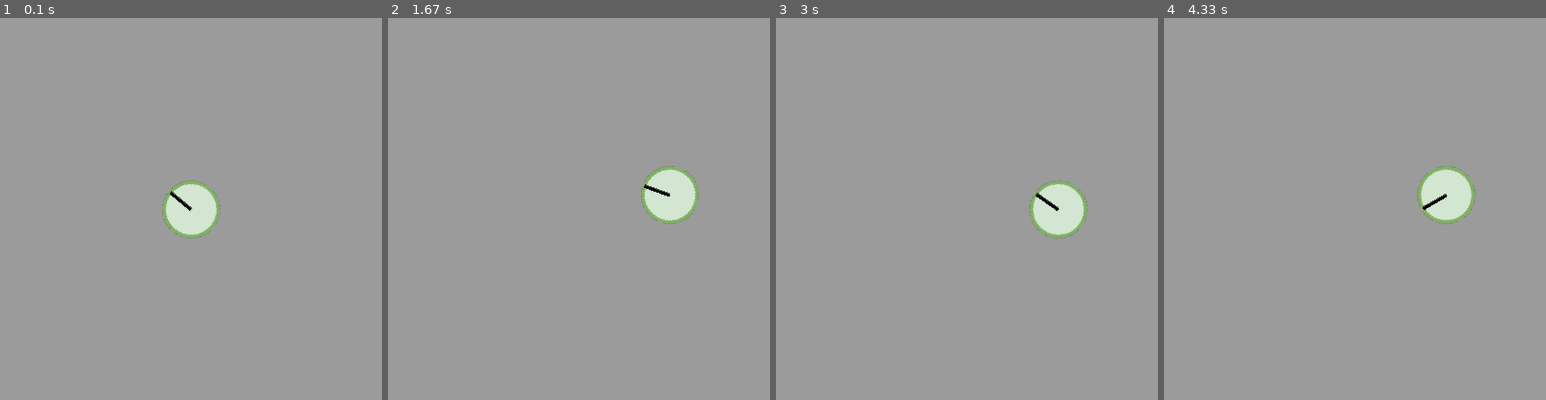
Above: before the commit, frames 1-4 (left to right).
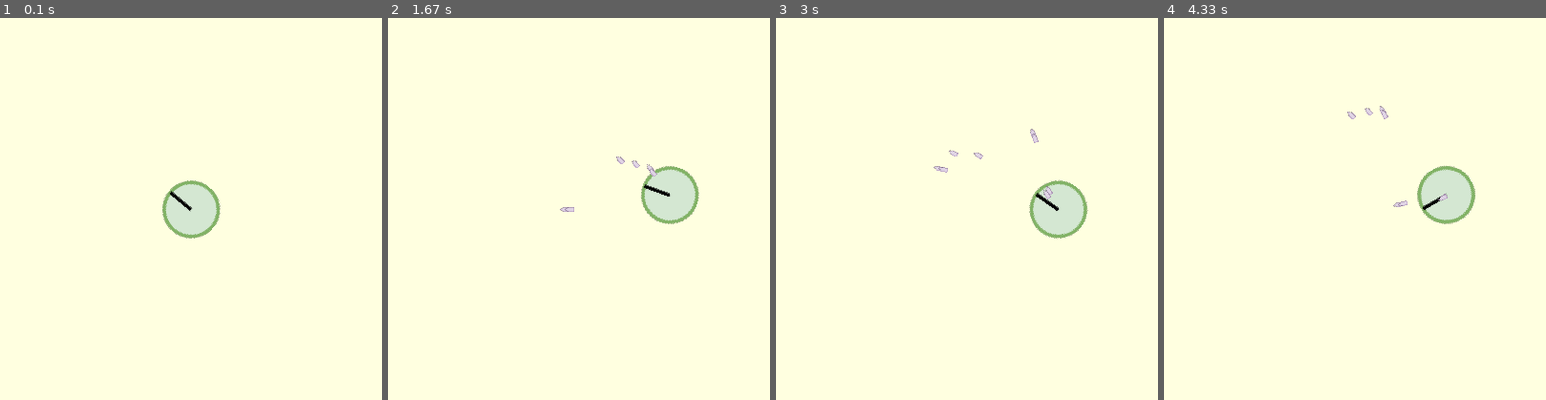
Above: after the commit, the same moments.

Repository: m9m6n1m8t5/pygame
Game: pygame game, started from game.py
Two runs of this game, one before a commit and one after it. Both use one fixed random seed, a clock stepped at 60 frames per second and the inputs below.
Inputs (mouse positions are in pixels of both pictures, inside the frame that each line leads up to):
- Up to frame 1 (0.1 s): no input
- Up to frame 2 (1.67 s): hold Space 0.33-0.8 s; hold Right 0.33-0.8 s; move the mouse to (563, 224) at 0.37 s; hold Right 0.83-1.3 s; move the mouse to (701, 197) at 0.87 s; tap Space at 0.9, 1.2, 1.4 s; hold Up 1.33-1.63 s; move the mouse to (487, 212) at 1.37 s
- Up to frame 3 (3 s): hold Right 1.67-2.13 s; move the mouse to (848, 151) at 1.7 s; tap Space at 1.73, 2.03, 2.23, 2.53, 2.8 s; hold Left 2.17-2.7 s; move the mouse to (1020, 75) at 2.2 s; hold Down from 2.73 s (still down); move the mouse to (1012, 243) at 2.77 s
- Up to frame 4 (4.33 s): release Down at 3.03 s; hold Left 3.07-3.47 s; move the mouse to (1362, 79) at 3.1 s; tap Space at 3.13, 3.43, 3.57, 3.97, 4.27 s; hold Up 3.5-3.87 s; move the mouse to (1217, 197) at 3.53 s; hold Right from 3.9 s (still down); move the mouse to (1358, 247) at 3.93 s

The runs differ from the first frame. In frame 1, 98% of the frame differs, in the area x 0-100%, y 0-100%; in frame 2, 98%; in frame 3, 98%; in frame 4, 98%.

Commit message:
弾を発射

Diff:
--- a/game.py
+++ b/game.py
@@ -1,14 +1,15 @@
-import pygame
+import pygame as pg
 from pygame.locals import *
 import sys
 import math
 
 SCREEN = Rect(0,0,400,400)
+SCREEN_COLOR = "#FFFFE0"
 
-class Player(pygame.sprite.Sprite):
+class Player(pg.sprite.Sprite):
   def __init__(self, pos, v, r, w):
-    pygame.sprite.Sprite.__init__(self)
-    self.image_data = pygame.transform.smoothscale(pygame.image.load("player.png").convert_alpha(), (2*r,2*r))
+    pg.sprite.Sprite.__init__(self)
+    self.image_data = pg.transform.smoothscale(pg.image.load("player.png").convert_alpha(), (2*r,2*r))
     self.r = r
     self.image = self.image_data
     self.rect = self.image.get_rect()
@@ -28,17 +29,16 @@
     if self.rect.centery+self.r>SCREEN.size[1]:
       self.rect.centery = SCREEN.size[1]-self.r
     # 向き
-    mouseV = pygame.math.Vector2(pygame.mouse.get_pos())
-    posV = pygame.math.Vector2(self.rect.center)
-    angleV = pygame.math.Vector2((math.sin(math.radians(self.theta))*-1, math.cos(math.radians(self.theta))*-1))
+    mouseV = pg.math.Vector2(pg.mouse.get_pos())
+    posV = pg.math.Vector2(self.rect.center)
+    angleV = pg.math.Vector2((math.sin(math.radians(self.theta))*-1, math.cos(math.radians(self.theta))*-1))
     dtheta = (mouseV-posV).angle_to(angleV)
-    print(dtheta)
     if (-180<dtheta and dtheta<0-self.w) or (180<dtheta and dtheta<360-self.w):
       self.theta -= self.w
     elif (-360+self.w<dtheta and dtheta<-180) or (self.w<dtheta and dtheta<180):
       self.theta += self.w
     center = self.rect.center
-    self.image = pygame.transform.rotate(self.image_data, self.theta)
+    self.image = pg.transform.rotate(self.image_data, self.theta)
     self.rect = self.image.get_rect()
     self.rect.center = center
 
@@ -52,35 +52,58 @@
     elif key == K_RIGHT:
       self.rect.centerx += self.v[0]
 
+  def shoot(self):
+    self.groups()[0].add(Bullet(self.rect.center, 5, (5,10), self.theta))
+
+class Bullet(pg.sprite.Sprite):
+  def __init__(self, pos, v, size, theta):
+    pg.sprite.Sprite.__init__(self)
+    self.image_data = pg.transform.smoothscale(pg.image.load("bullet.png").convert_alpha(), size)
+    self.image = pg.transform.rotate(self.image_data, theta)
+    self.rect = self.image.get_rect()
+    self.rect.center = pos
+    self.v = v
+    self.theta = theta
+    self.time = 0
+  def update(self):
+    self.time += 1
+    if self.time>30:
+      self.kill()
+    self.move()
+  def move(self):
+    angleV = pg.math.Vector2((math.sin(math.radians(self.theta))*-1, math.cos(math.radians(self.theta))*-1))
+    self.rect.center = (pg.math.Vector2(self.rect.center) + self.v * angleV)[:]
 
 def main():
-  pygame.init()
-  screen = pygame.display.set_mode(SCREEN.size)
-  pygame.display.set_caption("foo")
+  pg.init()
+  screen = pg.display.set_mode(SCREEN.size)
+  pg.display.set_caption("foo")
+  group = pg.sprite.Group()
   player = Player(SCREEN.center, [5,5], 30, 5)
-  group = pygame.sprite.Group()
   group.add(player)
 
-  pygame.key.set_repeat(30, 30)
+  pg.key.set_repeat(30, 30)
 
-  clock = pygame.time.Clock()
+  clock = pg.time.Clock()
   while True:
     clock.tick(30)
-    screen.fill((155,155,155,0))
+    screen.fill(SCREEN_COLOR)
     group.update()
     group.draw(screen)
-    pygame.display.flip()
+    pg.display.flip()
 
-    for event in pygame.event.get():
+    for event in pg.event.get():
       if event.type == QUIT:
-        pygame.quit()
+        pg.quit()
         sys.exit()
       if event.type == KEYDOWN:
         if event.key == K_ESCAPE:
-          pygame.quit()
+          pg.quit()
           sys.exit()
-        else:
+        elif event.key in [K_UP, K_DOWN, K_LEFT, K_RIGHT]:
           player.move(event.key)
+        elif event.key == K_SPACE:
+          player.shoot()
 
 if __name__ == "__main__":
   main()
Binary file added: bullet.png
